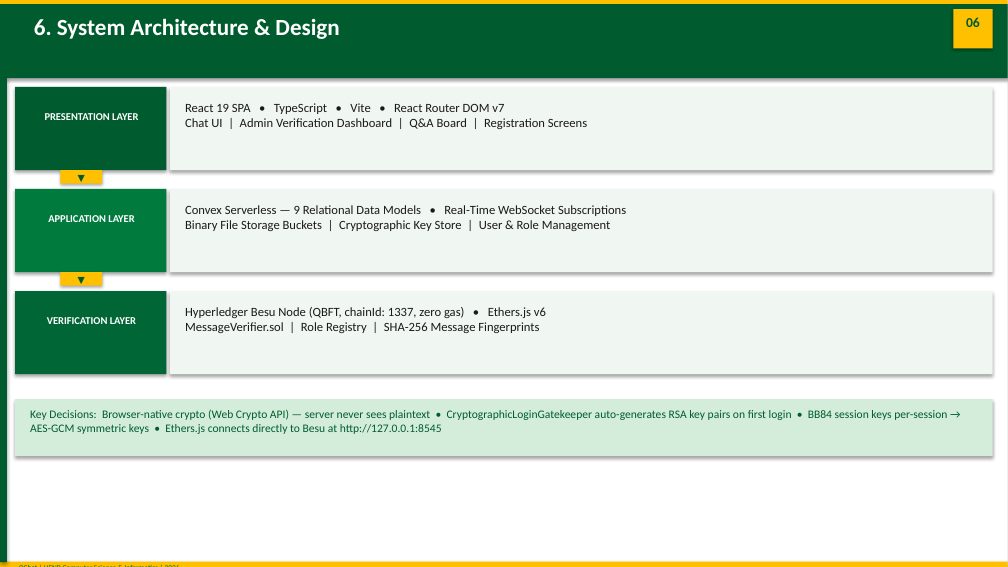
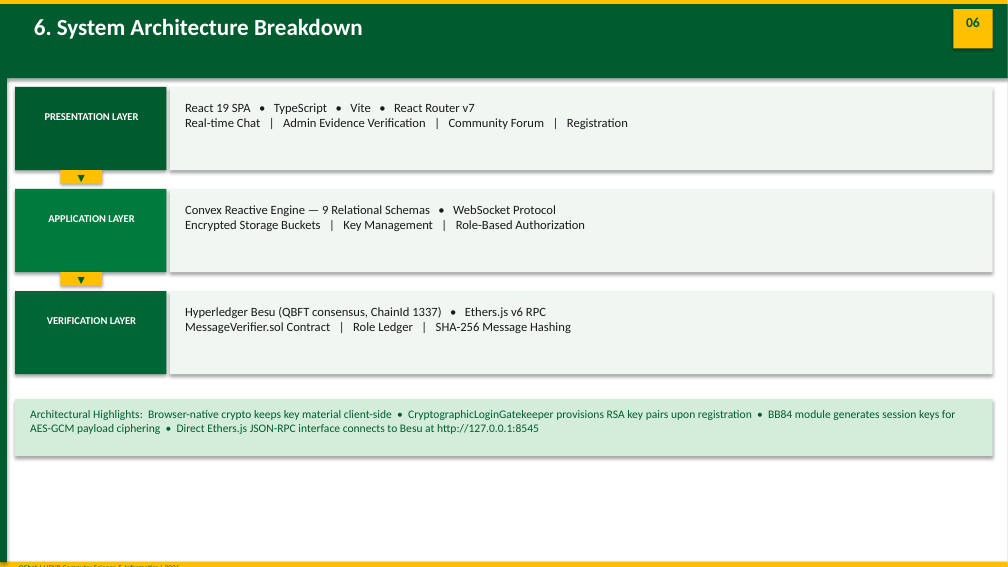
Before and after one commit to joseph-nok/Qchat, a slide deck: slide 8 of Documentation/presentation.pptx. Drawn at 1008x567 pixels with LibreOffice and Linux fonts; fonts in the diff are those of the drawing. Boxes give left, top, right and bottom in pixels: in the first picture for what was removed or moved away, otherwise in the second. Text is boxed around its words. In the diff, an @@ line names an element or a change of style, - is before the commit and + after.

Commit message:
refactor: update documentation and improve setup instructions
- Removed outdated Documentation.zip file.
- Enhanced clarity and detail in the build_presentation.py and build_setup_doc.py scripts, including updated bullet points and section headings for better readability.
- Updated chain_data.json with the latest blockchain state, reflecting changes in lastUpdated and currentBlock values.
- Made various adjustments across multiple documentation files to ensure consistency and accuracy.

```diff
--- a/Documentation/presentation.pptx
+++ b/Documentation/presentation.pptx
@@ text at [34, 18, 363, 39]: text changed @@
-6. System Architecture & Design
+6. System Architecture Breakdown
@@ text at [185, 103, 628, 129]: text changed @@
-React 19 SPA • TypeScript • Vite • React Router DOM v7
-Chat UI | Admin Verification Dashboard | Q&A Board | Registration Screens
+React 19 SPA • TypeScript • Vite • React Router v7
+Real-time Chat | Admin Evidence Verification | Community Forum | Registration
@@ text at [185, 205, 585, 231]: text changed @@
-Convex Serverless — 9 Relational Data Models • Real-Time WebSocket Subscriptions
-Binary File Storage Buckets | Cryptographic Key Store | User & Role Management
+Convex Reactive Engine — 9 Relational Schemas • WebSocket Protocol
+Encrypted Storage Buckets | Key Management | Role-Based Authorization
@@ text at [185, 307, 571, 333]: text changed @@
-Hyperledger Besu Node (QBFT, chainId: 1337, zero gas) • Ethers.js v6
-MessageVerifier.sol | Role Registry | SHA-256 Message Fingerprints
+Hyperledger Besu (QBFT consensus, ChainId 1337) • Ethers.js v6 RPC
+MessageVerifier.sol Contract | Role Ledger | SHA-256 Message Hashing
@@ text at [30, 410, 955, 434]: text changed @@
-Key Decisions: Browser-native crypto (Web Crypto API) — server never sees plaintext • CryptographicLoginGatekeeper auto-generates RSA key pairs on first login • BB84 session keys per-session → AES-GCM symmetric keys • Ethers.js connects directly to Besu at http://127.0.0.1:8545
+Architectural Highlights: Browser-native crypto keeps key material client-side • CryptographicLoginGatekeeper provisions RSA key pairs upon registration • BB84 module generates session keys for AES-GCM payload ciphering • Direct Ethers.js JSON-RPC interface connects to Besu at http://127.0.0.1:8545
```
Also in this commit, not shown: 8 other slides changed, 14 other files.
